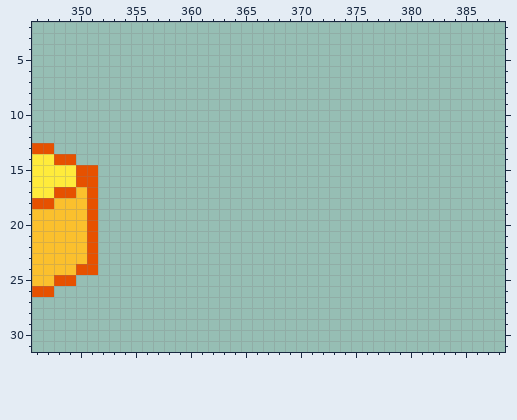
Pixel-art file -- floor-tiles.aseprite. That is the earlier state.
1248x32 pixels, 1 frame. Colours within 5 levels of each other are drawn and written as one. Shown: x 346..388, y 2..31.
Now the later version:
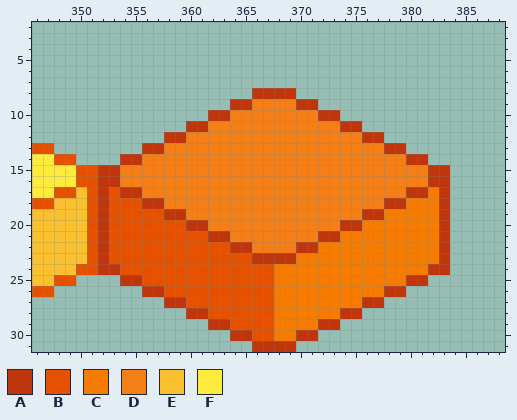
Palette (. is transparent): A #bf360c  B #e65100  C #f57c00  D #f57f17  E #fbc02d  F #ffeb3b
Commit message: dark yellow tile
Edits made:
Changed rows in their new state; - is an unchanged pixel.
first column x 352:
 8 --------------AAAA--------------
 9 ------------AADDDDAA------------
10 ----------AADDDDDDDDAA----------
11 --------AADDDDDDDDDDDDAA--------
12 ------AADDDDDDDDDDDDDDDDAA------
13 ----AADDDDDDDDDDDDDDDDDDDDAA----
14 --AADDDDDDDDDDDDDDDDDDDDDDDDAA--
15 AADDDDDDDDDDDDDDDDDDDDDDDDDDDDAA
16 AADDDDDDDDDDDDDDDDDDDDDDDDDDDDAA
17 ABAADDDDDDDDDDDDDDDDDDDDDDDDAACA
18 ABBBAADDDDDDDDDDDDDDDDDDDDAACCCA
19 ABBBBBAADDDDDDDDDDDDDDDDAACCCCCA
20 ABBBBBBBAADDDDDDDDDDDDAACCCCCCCA
21 ABBBBBBBBBAADDDDDDDDAACCCCCCCCCA
22 ABBBBBBBBBBBAADDDDAACCCCCCCCCCCA
23 ABBBBBBBBBBBBBAAAACCCCCCCCCCCCCA
24 AABBBBBBBBBBBBBBCCCCCCCCCCCCCCAA
25 --AABBBBBBBBBBBBCCCCCCCCCCCCAA--
26 ----AABBBBBBBBBBCCCCCCCCCCAA----
27 ------AABBBBBBBBCCCCCCCCAA------
28 --------AABBBBBBCCCCCCAA--------
29 ----------AABBBBCCCCAA----------
30 ------------AABBCCAA------------
31 --------------AAAA--------------
Pixel boxes of the changes (left, top, right, bottom) in both pictures:
added: (98, 88, 450, 352)
